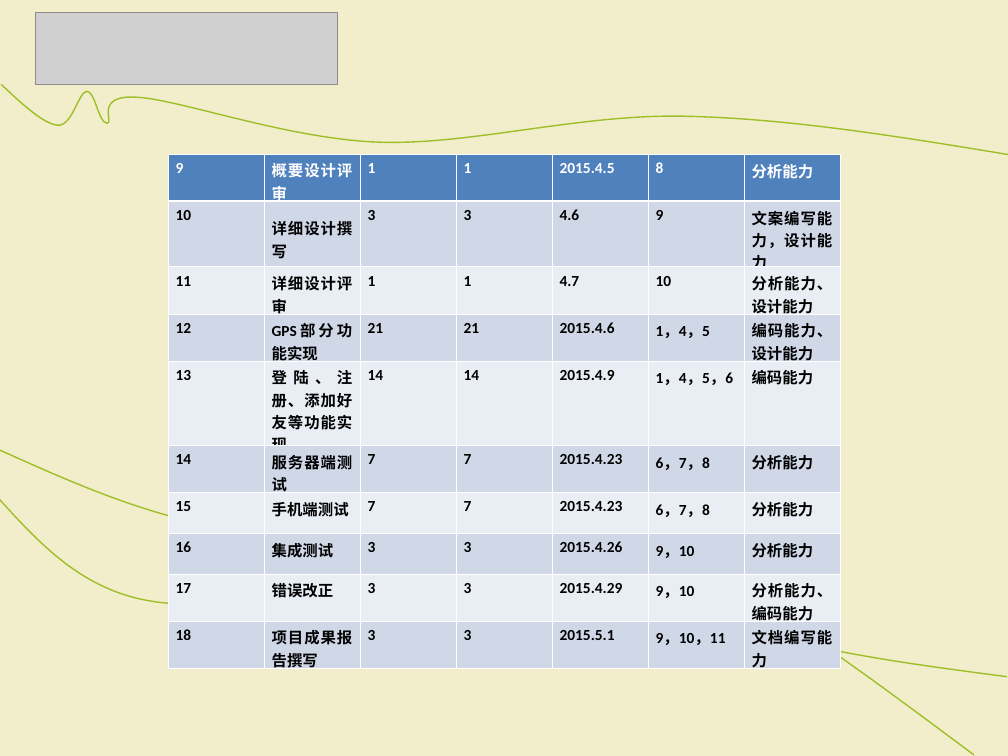
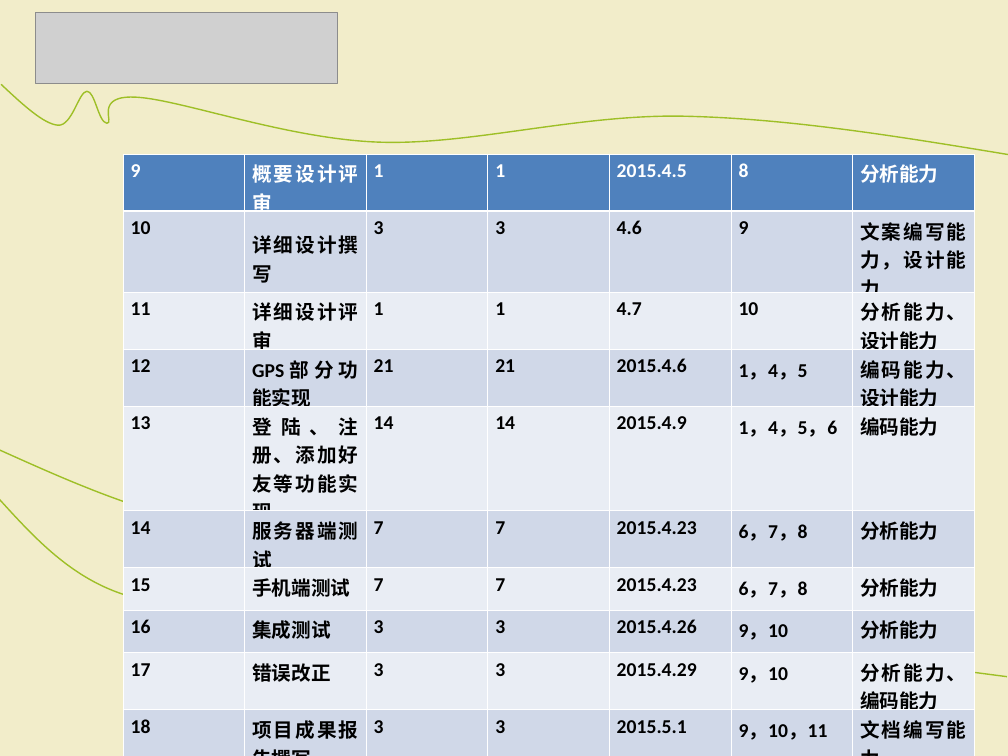
Before and after one commit to SoftwareOrganization/Dating_Position, a slide deck: slide 7 of doc of project/项目开发计划报告.ppt. Drawn at 1008x756 pixels with LibreOffice and Linux fonts; fonts in the diff are those of the drawing; grey boxes stand for pictures. Boxes give left, top, right and bottom in pixels: in the first picture for what was removed or moved away, otherwise in the second. Text is boxed around its words. In the diff, an @@ line names an element or a change of style, - is before the commit and + after.

```diff
--- a/doc of project/项目开发计划报告.ppt
+++ b/doc of project/项目开发计划报告.ppt
@@ table at [123, 154, 975, 744] @@
@@ size 11 to 14 pt @@
@@ table: place and size @@
-table at [168, 154, 839, 674]
+table at [123, 154, 975, 744]
```
Also in this commit, not shown: 3 other slides changed.
